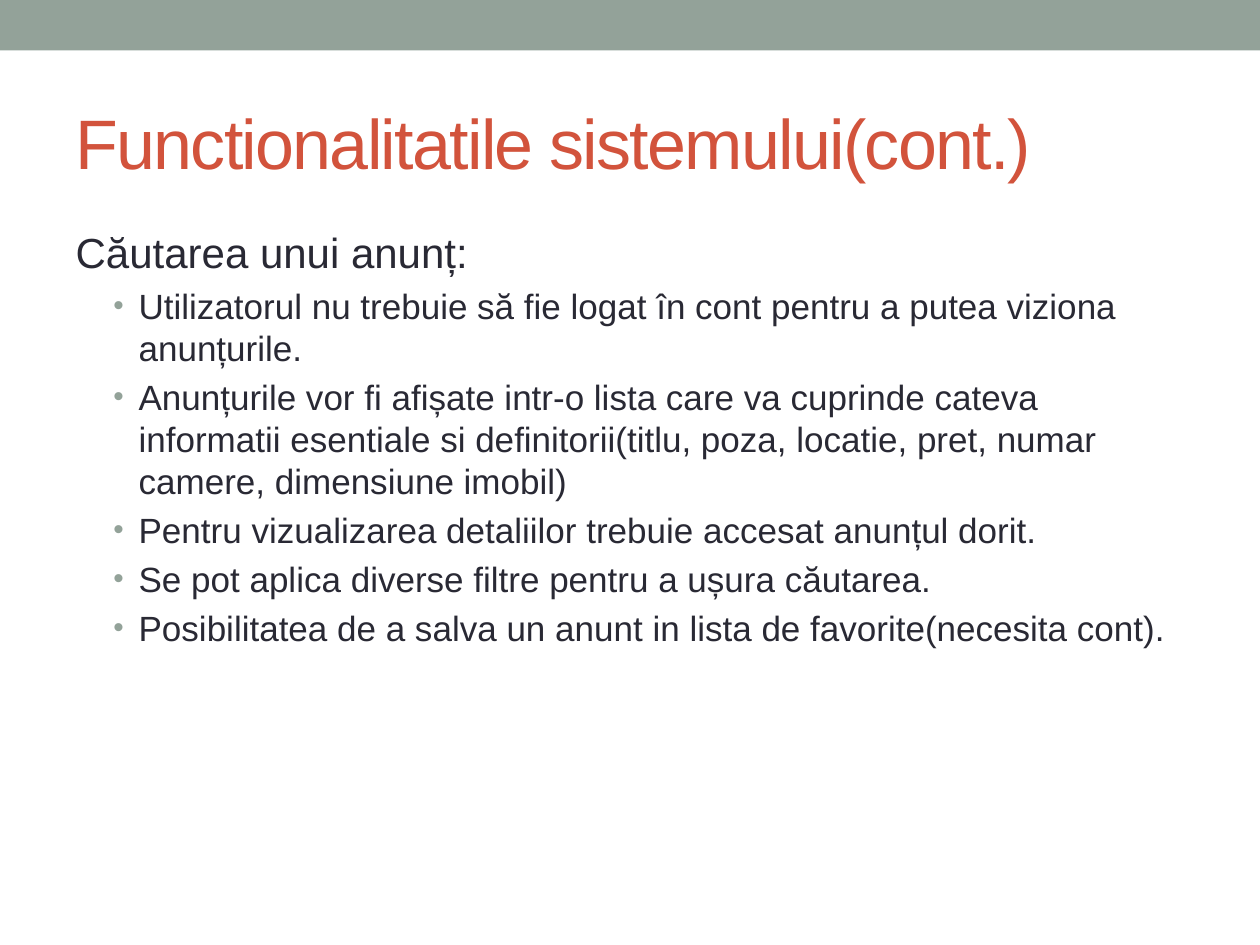
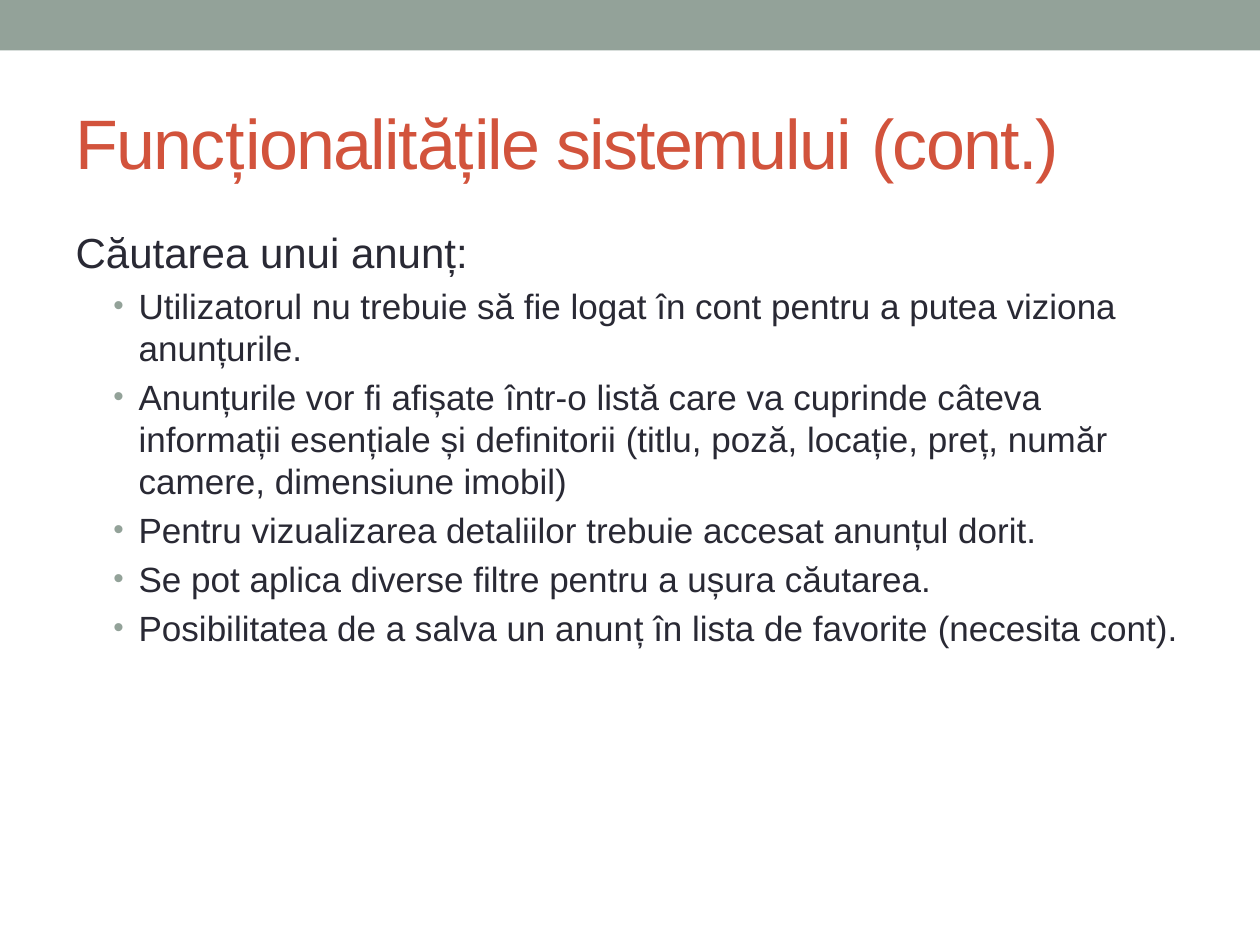
Before and after one commit to daiamarius/IoC-Proiect, a slide deck: slide 7 of Prezentare Imobiliare.pptx. Drawn at 1260x945 pixels with LibreOffice and Linux fonts; fonts in the diff are those of the drawing. Boxes give left, top, right and bottom in pixels: in the first picture for what was removed or moved away, otherwise in the second. Text is boxed around its words. In the diff, an @@ line names an element or a change of style, - is before the commit and + after.

```diff
--- a/Prezentare Imobiliare.pptx
+++ b/Prezentare Imobiliare.pptx
@@ title at [76,117,1059,182]: text changed @@
-Functionalitatile sistemului(cont.)
+Funcționalitățile sistemului (cont.)
@@ text at [139,384,1107,501]: text changed @@
-  • Anunțurile vor fi afișate intr-o lista care va cuprinde cateva informatii esentiale si definitorii(titlu, poza, locatie, pret, numar camere, dimensiune imobil)
+  • Anunțurile vor fi afișate într-o listă care va cuprinde câteva informații esențiale și definitorii (titlu, poză, locație, preț, număr camere, dimensiune imobil)
@@ text at [139,615,1178,648]: text changed @@
-  • Posibilitatea de a salva un anunt in lista de favorite(necesita cont).
+  • Posibilitatea de a salva un anunț în lista de favorite (necesita cont).
```
Also in this commit, not shown: 9 other slides changed.
